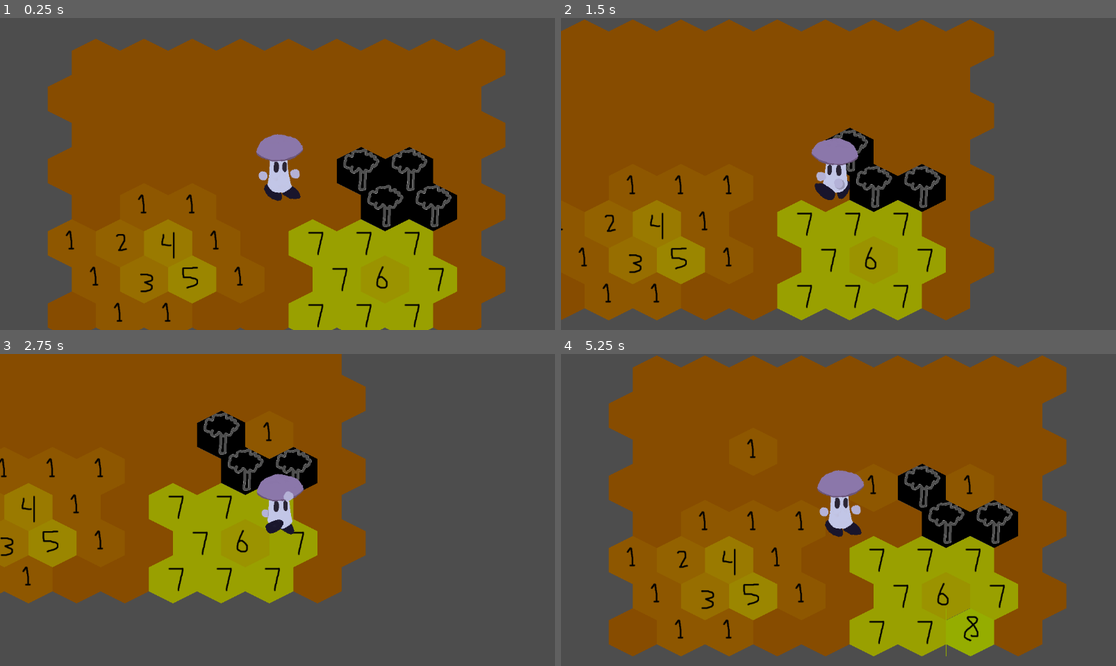
Above: before the commit, frames 1-4 (two rows, left to right).
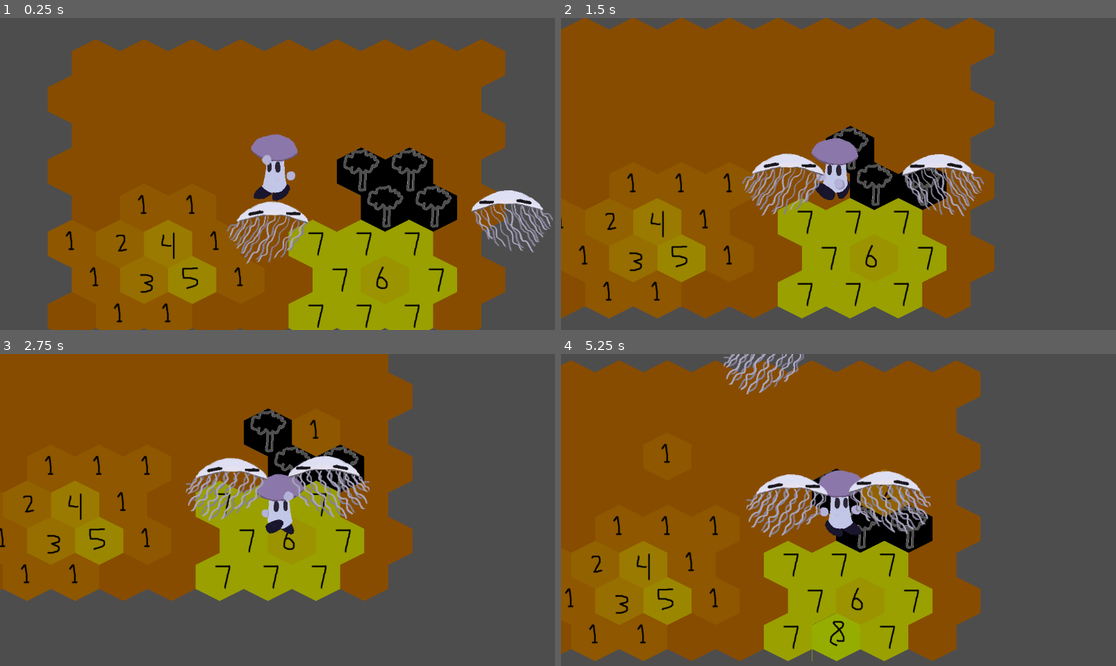
Above: after the commit, the same moments.

Repository: VideoJams/PixelGameJam2025
Game: Godot game, scene res://scenes/world.tscn
The game is run twice, just before and just after one commit, with the same random seed, the same clock (stepped at 60 frames per second) and the same inputs.
Inputs (mouse positions are in pixels of both pictures, inside the frame that each line leads up to):
- Up to frame 1 (0.25 s): no input
- Up to frame 2 (1.5 s): move the mouse to (960, 158) at 0.52 s; hold D (right) 0.53-1.28 s; click (960, 158) at 0.6 s; move the mouse to (727, 189) at 1.27 s; hold S (down) from 1.28 s (still down); click (727, 189) at 1.35 s
- Up to frame 3 (2.75 s): move the mouse to (333, 441) at 2.02 s; release S (down) at 2.03 s; hold D (right) from 2.03 s (still down); click (333, 441) at 2.1 s
- Up to frame 4 (5.25 s): move the mouse to (810, 572) at 2.77 s; release D (right) at 2.78 s; hold W (up) 2.78-3.53 s; click (810, 572) at 2.85 s; move the mouse to (1005, 556) at 3.52 s; hold A (left) 3.53-5.03 s; click (1005, 556) at 3.6 s; move the mouse to (672, 463) at 4.27 s; click (672, 463) at 4.35 s; move the mouse to (866, 510) at 5.02 s; hold S (down) from 5.03 s (still down); click (866, 510) at 5.1 s

The runs differ from the first frame. In frame 1, 4.3% of the frame differs, in the area x 8-100%, y 6-100%; in frame 2, 6.0%; in frame 3, 21%; in frame 4, 46%, in the area x 0-92%, y 0-99%.

Commit message:
enemy class, floater, basic enemy movement

Diff:
--- /dev/null
+++ b/Scenes/enemy.tscn
@@ -0,0 +1,10 @@
+[gd_scene load_steps=2 format=3 uid="uid://er64geh448yl"]
+
+[ext_resource type="Script" uid="uid://dkayxehb8emr4" path="res://Scripts/enemy.gd" id="1_hghv2"]
+
+[node name="Enemy" type="CharacterBody2D"]
+script = ExtResource("1_hghv2")
+
+[node name="AnimatedSprite2D" type="AnimatedSprite2D" parent="."]
+
+[node name="CollisionShape2D" type="CollisionShape2D" parent="."]
--- /dev/null
+++ b/Scenes/floater.tscn
@@ -0,0 +1,40 @@
+[gd_scene load_steps=7 format=3 uid="uid://wt4yof7mqoyk"]
+
+[ext_resource type="PackedScene" uid="uid://er64geh448yl" path="res://Scenes/enemy.tscn" id="1_7658v"]
+[ext_resource type="Script" uid="uid://dld2tlivxdduc" path="res://Scripts/floater.gd" id="2_qt4hv"]
+[ext_resource type="Texture2D" uid="uid://cei03f8ioymlt" path="res://Assets/Enemies/Floater/FloatyMove1.png" id="3_xqj1n"]
+[ext_resource type="Texture2D" uid="uid://dmuqwe4ci3vxo" path="res://Assets/Enemies/Floater/FloatyMove2.png" id="4_pd32t"]
+
+[sub_resource type="SpriteFrames" id="SpriteFrames_p8xcf"]
+animations = [{
+"frames": [{
+"duration": 2.0,
+"texture": ExtResource("3_xqj1n")
+}, {
+"duration": 2.0,
+"texture": ExtResource("4_pd32t")
+}],
+"loop": true,
+"name": &"move",
+"speed": 5.0
+}]
+
+[sub_resource type="CapsuleShape2D" id="CapsuleShape2D_5kk1j"]
+radius = 55.0
+height = 140.0
+
+[node name="Floater" instance=ExtResource("1_7658v")]
+script = ExtResource("2_qt4hv")
+hit_points = 50
+move_speed = 100
+attack_damage = 69
+growth_on_death = 10
+
+[node name="AnimatedSprite2D" parent="." index="0"]
+sprite_frames = SubResource("SpriteFrames_p8xcf")
+animation = &"move"
+autoplay = "move"
+frame_progress = 0.276776
+
+[node name="CollisionShape2D" parent="." index="1"]
+shape = SubResource("CapsuleShape2D_5kk1j")
--- a/Scenes/mushie.tscn
+++ b/Scenes/mushie.tscn
@@ -1,12 +1,12 @@
 [gd_scene load_steps=10 format=3 uid="uid://dtkqthu3qvgif"]
 
-[ext_resource type="Texture2D" uid="uid://b8a18gm02ukma" path="res://assets/Mushie/IdleRight1.png" id="1_26utk"]
-[ext_resource type="Script" uid="uid://djenrccur4yw" path="res://scenes/mushie.gd" id="1_448ka"]
-[ext_resource type="Texture2D" uid="uid://cw0e7w2q7ogps" path="res://assets/Mushie/IdleRight2.png" id="2_678c6"]
-[ext_resource type="Texture2D" uid="uid://cgs6c00d70y5b" path="res://assets/Mushie/WalkRight1.png" id="3_448ka"]
-[ext_resource type="Texture2D" uid="uid://sng515waucud" path="res://assets/Mushie/WalkRight2.png" id="4_jwnhi"]
-[ext_resource type="Texture2D" uid="uid://ct0qpyfjo42en" path="res://assets/Mushie/WalkRight3.png" id="5_l8eyo"]
-[ext_resource type="Texture2D" uid="uid://bxb1mqk7kgngr" path="res://assets/Mushie/ShootinHand.png" id="6_678c6"]
+[ext_resource type="Texture2D" uid="uid://b8a18gm02ukma" path="res://Assets/Mushie/IdleRight1.png" id="1_26utk"]
+[ext_resource type="Script" uid="uid://djenrccur4yw" path="res://Scripts/mushie.gd" id="1_448ka"]
+[ext_resource type="Texture2D" uid="uid://cw0e7w2q7ogps" path="res://Assets/Mushie/IdleRight2.png" id="2_678c6"]
+[ext_resource type="Texture2D" uid="uid://cgs6c00d70y5b" path="res://Assets/Mushie/WalkRight1.png" id="3_448ka"]
+[ext_resource type="Texture2D" uid="uid://sng515waucud" path="res://Assets/Mushie/WalkRight2.png" id="4_jwnhi"]
+[ext_resource type="Texture2D" uid="uid://ct0qpyfjo42en" path="res://Assets/Mushie/WalkRight3.png" id="5_l8eyo"]
+[ext_resource type="Texture2D" uid="uid://bxb1mqk7kgngr" path="res://Assets/Mushie/ShootinHand.png" id="6_678c6"]
 
 [sub_resource type="SpriteFrames" id="SpriteFrames_5qxbh"]
 animations = [{
--- /dev/null
+++ b/Scripts/enemy.gd
@@ -0,0 +1,27 @@
+class_name Enemy extends CharacterBody2D
+
+@export var hit_points: int
+@export var move_speed: int
+@export var attack_damage: int
+@export var growth_on_death: int
+@export var has_ranged_attack: bool
+
+func move_towards_player(speed: int) -> void:
+	var player = get_tree().get_current_scene().get_node("Mushie")
+	if player:
+		var direction = (player.global_position - global_position).normalized()
+		velocity = direction * speed
+		move_and_slide()
+
+		# Flip sprite depending on direction
+		var sprite = $AnimatedSprite2D
+		sprite.flip_h = player.global_position.x > global_position.x
+
+func take_damage(dmg:int):
+	pass
+
+func die(growth_on_death:int):
+	pass
+
+func attack(attack_damage:int):
+	pass
--- /dev/null
+++ b/Scripts/floater.gd
@@ -0,0 +1,4 @@
+class_name Floater extends Enemy
+
+func _physics_process(delta: float) -> void:
+	move_towards_player(move_speed)
--- a/scenes/world.tscn
+++ b/scenes/world.tscn
@@ -1,8 +1,9 @@
-[gd_scene load_steps=6 format=4 uid="uid://byuu2gpii7xu3"]
+[gd_scene load_steps=7 format=4 uid="uid://byuu2gpii7xu3"]
 
-[ext_resource type="Script" uid="uid://ceef1jn4w2gnv" path="res://Scenes/world.gd" id="1_5a7ea"]
+[ext_resource type="Script" uid="uid://ceef1jn4w2gnv" path="res://Scripts/world.gd" id="1_5a7ea"]
 [ext_resource type="Texture2D" uid="uid://bxa151mk34b8u" path="res://Assets/Tilesets/sample_growth_tile.png" id="1_go701"]
 [ext_resource type="PackedScene" uid="uid://dtkqthu3qvgif" path="res://Scenes/mushie.tscn" id="2_5a7ea"]
+[ext_resource type="PackedScene" uid="uid://wt4yof7mqoyk" path="res://Scenes/floater.tscn" id="4_8j60k"]
 
 [sub_resource type="TileSetAtlasSource" id="TileSetAtlasSource_fj7yv"]
 texture = ExtResource("1_go701")
@@ -186,3 +187,12 @@
 
 [node name="Mushie" parent="." instance=ExtResource("2_5a7ea")]
 position = Vector2(4, -108)
+
+[node name="Floater" parent="." instance=ExtResource("4_8j60k")]
+position = Vector2(500, 0)
+
+[node name="Floater2" parent="." instance=ExtResource("4_8j60k")]
+
+[node name="Floater3" parent="." instance=ExtResource("4_8j60k")]
+position = Vector2(0, -500)
+move_speed = 25
Binary file added: Assets/Enemies/Clumper/BigClumperDamaged.png
Not shown, added: Assets/Enemies/Clumper/BigClumperDamaged.png.import
Binary file added: Assets/Enemies/Clumper/BigClumperDeath1.png
Not shown, added: Assets/Enemies/Clumper/BigClumperDeath1.png.import
Binary file added: Assets/Enemies/Clumper/BigClumperDeath2.png
Not shown, added: Assets/Enemies/Clumper/BigClumperDeath2.png.import
Binary file added: Assets/Enemies/Clumper/BigClumperIdle.png
Not shown, added: Assets/Enemies/Clumper/BigClumperIdle.png.import
Binary file added: Assets/Enemies/Clumper/BigClumperSpawn.png
Not shown, added: Assets/Enemies/Clumper/BigClumperSpawn.png.import
Binary file added: Assets/Enemies/Clumper/BigClumperWalk1.png
Not shown, added: Assets/Enemies/Clumper/BigClumperWalk1.png.import
(and 96 more such lines)
